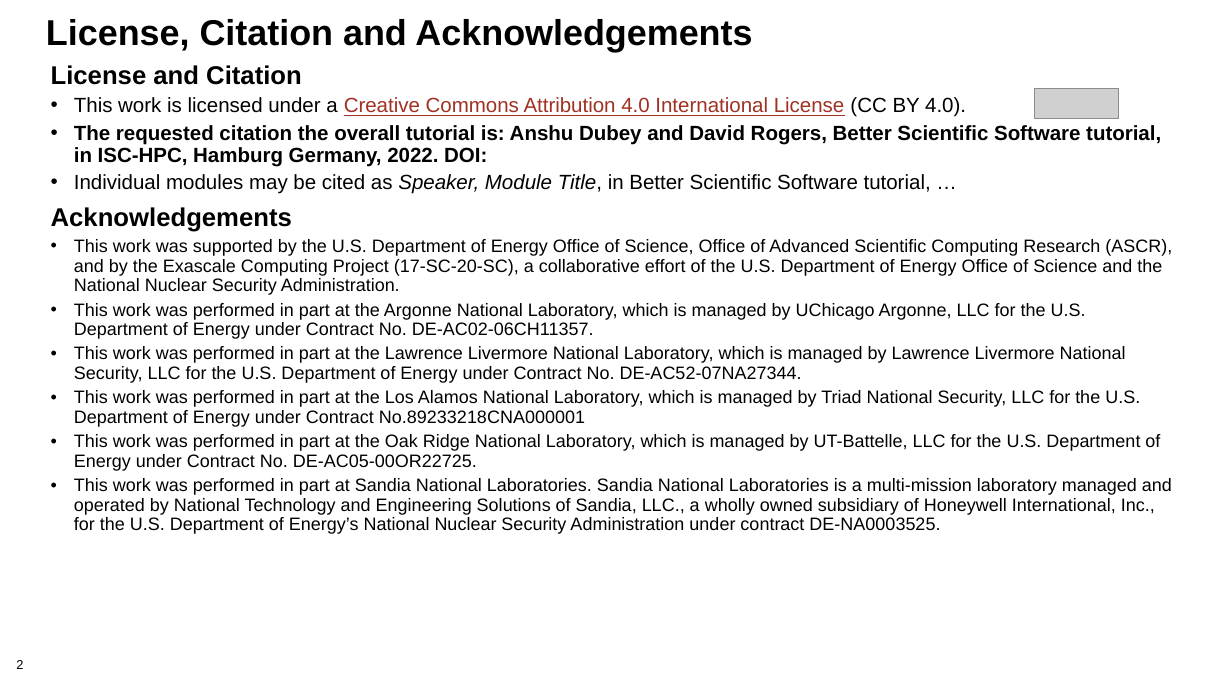
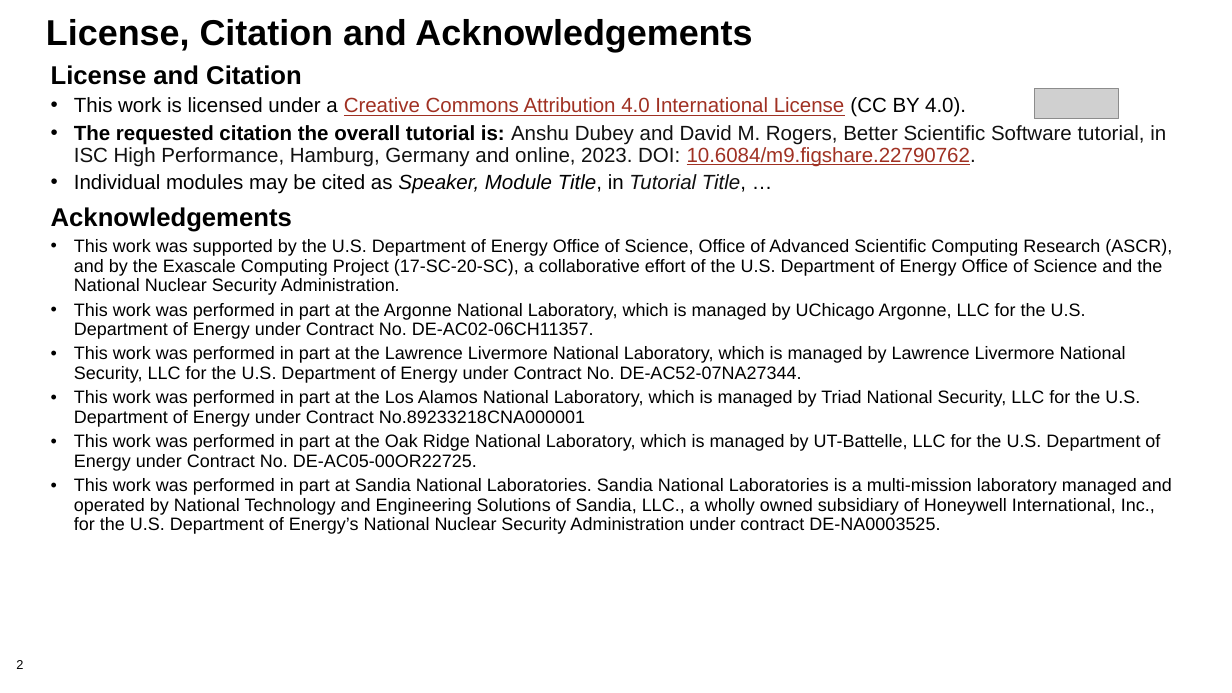
Before and after one commit to bssw-tutorial/presentations, a slide deck: slide 2 of intro-a.pptx. Drawn at 1232x693 pixels with LibreOffice and Linux fonts; fonts in the diff are those of the drawing; grey boxes stand for pictures; background and template pictures are left out. Boxes give left, top, right and bottom in pixels: in the first picture for what was removed or moved away, otherwise in the second. Text is boxed around its words. In the diff, an @@ line names an element or a change of style, - is before the commit and + after.

```diff
--- a/intro-a.pptx
+++ b/intro-a.pptx
@@ text at <box>74,125,1166,194</box>: text changed; text colour #000000 to #111111; bold off @@
-• The requested citation the overall tutorial is: Anshu Dubey and David Rogers, Better Scientific Software tutorial, in ISC-HPC, Hamburg Germany, 2022. DOI:
-• Individual modules may be cited as Speaker, Module Title, in Better Scientific Software tutorial, …
+• The requested citation the overall tutorial is: Anshu Dubey and David M. Rogers, Better Scientific Software tutorial, in ISC High Performance, Hamburg, Germany and online, 2023. DOI: 10.6084/m9.figshare.22790762.
+• Individual modules may be cited as Speaker, Module Title, in Tutorial Title, …
```
Also in this commit, not shown: 5 other slides changed, 5 other files.
